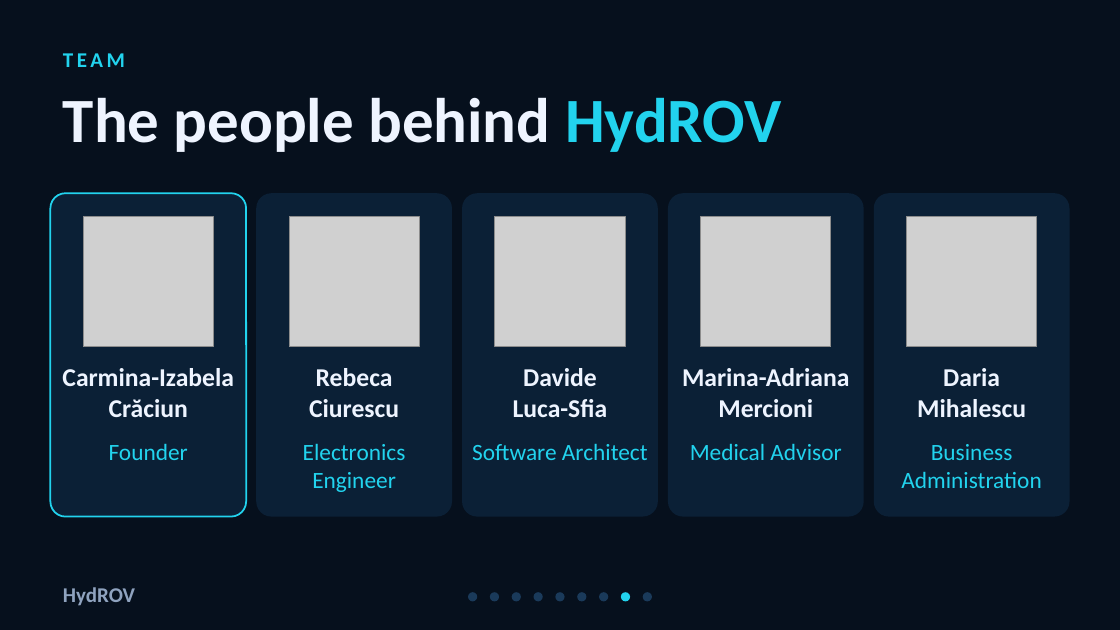
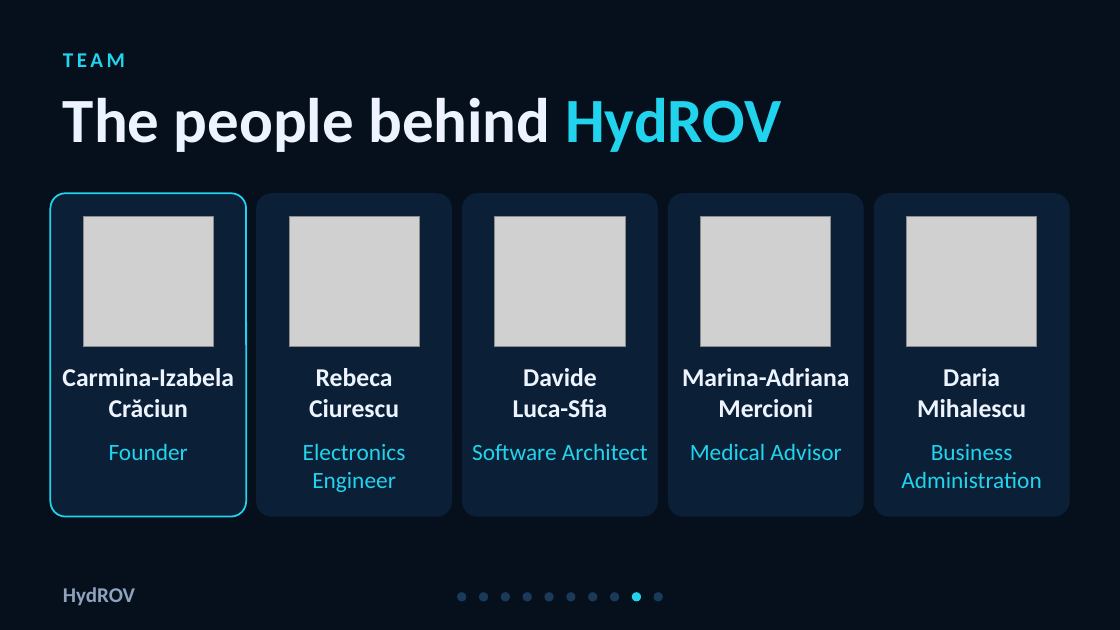
Before and after one commit to Davide-glitch/HydROV, a slide deck: slide 9 of deck/deck.pptx (slide 8 before the commit). Drawn at 1120x630 pixels with LibreOffice and Linux fonts; fonts in the diff are those of the drawing; grey boxes stand for pictures. Boxes give left, top, right and bottom in pixels: in the first picture for what was removed or moved away, otherwise in the second. Text is boxed around its words. In the diff, an @@ line names an element or a change of style, - is before the commit and + after.

```diff
--- a/deck/deck.pptx
+++ b/deck/deck.pptx
@@ ellipse at (610,592,619,602): fill #22D3EE to #1A3A5A @@
@@ 9 ellipses: place and size @@
-9 ellipses at (468,592,652,602)
+9 ellipses at (457,592,641,602)
@@ ellipse at (632,592,641,602): fill #1A3A5A to #22D3EE @@
@@ ellipse added at (654,592,663,602), fill #1A3A5A @@
```
Also in this commit, not shown: 5 other slides changed, 2 slides added, 1 slide removed, 2 other files.
